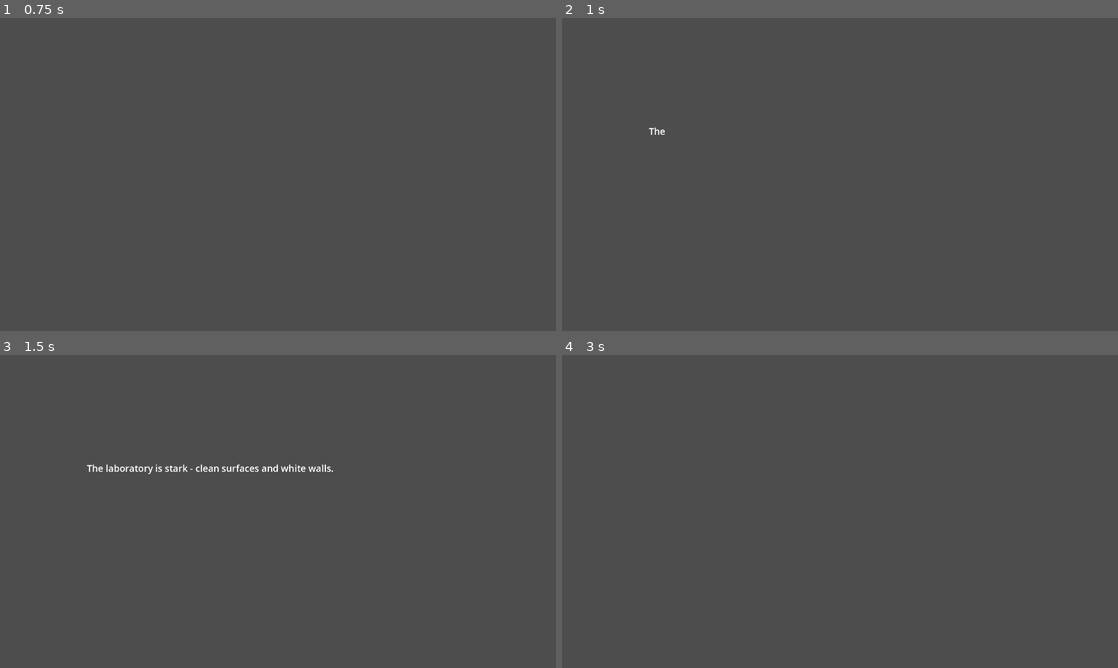
Above: before the commit, frames 1-4 (two rows, left to right).
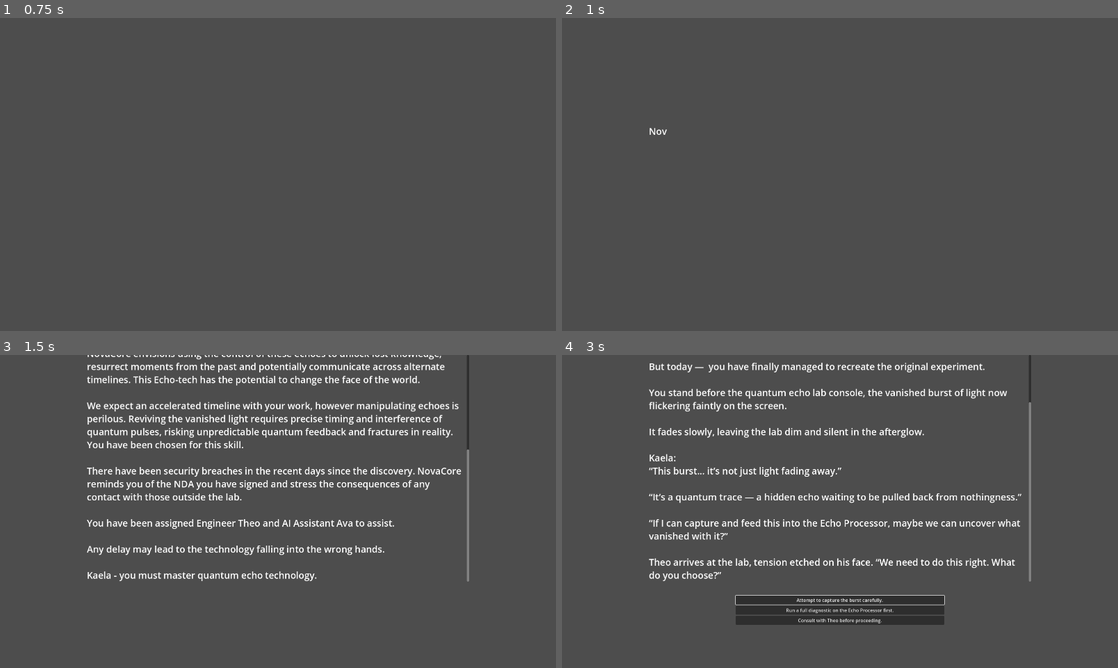
Above: after the commit, the same moments.

Repository: ReneJSchwartz/quantum-jam-2025-choose-your-own-adventure
Game: Godot game, scene res://scenes/game_tree.tscn
Two runs of this game, one before a commit and one after it. Both use one fixed random seed, a clock stepped at 60 frames per second and the inputs below.
Inputs:
- Up to frame 1 (0.75 s): click "New Game" at 0.5 s
- Up to frame 2 (1 s): no input
- Up to frame 3 (1.5 s): tap Enter (ui_accept) at 1.25 s
- Up to frame 4 (3 s): tap Enter (ui_accept) at 1.52, 2.27, 2.75 s

Frame 1 is identical in both runs. In frame 2, less than 0.1% of the frame differs, in the area x 15-19%, y 34-38%; in frame 3, 7.4%; in frame 4, 8.0%, in the area x 15-85%, y 0-87%.

Commit message:
feat: add newer story start

Diff:
--- a/godot_project/source/dialogue/dialogue.gd
+++ b/godot_project/source/dialogue/dialogue.gd
@@ -76,83 +76,67 @@
 
 # Game specific dialogue.
 func beginning():
-	add_text("The laboratory is stark - clean surfaces and white walls.")
-	add_text("
-	Before you sits your half finished experiment in quantum computing.")
-	add_text("
-	A bright burst of light flares across your eyes.")
-	add_text("
-	And before you can blink it's gone, it's after effects glowing at the edges of your sight.")
-	var opts: Array[DialogueOption] = []
-	opts.append(DialogueOption.create(
-		"Check your readings",
-		func(): passage_a()))
-	opts.append(DialogueOption.create("Close your eyes", func(): pass))
-	opts.append(DialogueOption.create("I think it's time for a coffee break...", func(): pass))
-	add_options(opts)
+	# todo you got mail sound
+	add_text("""NovaCore
+Quantum Gate Operation
+
+Attention: Dr. Kaela
+
+With the recent discovery of the unusual quantum effect called the "Higgs Echo", you have been recruited to study and harness this quantum echo.
+
+As a leading physicist in your field, we except your experimentation with quantum superconductors to recapture and demonstrate the burst of brilliant light that mysteriously vanishes – the echo.
+
+NovaCore envisions using the control of these echoes to unlock lost knowledge, resurrect moments from the past and potentially communicate across alternate timelines. This Echo-tech has the potential to change the face of the world.
+
+We expect an accelerated timeline with your work, however manipulating echoes is perilous. Reviving the vanished light requires precise timing and interference of quantum pulses, risking unpredictable quantum feedback and fractures in reality. You have been chosen for this skill.
+
+There have been security breaches in the recent days since the discovery. NovaCore reminds you of the NDA you have signed and stress the consequences of any contact with those outside the lab.
+
+You have been assigned Engineer Theo and AI Assistant Ava to assist.
+
+Any delay may lead to the technology falling into the wrong hands.
+
+Kaela - you must master quantum echo technology.""")
+
+	# todo insert scene swap
+	discovery()
+
 	start_dialogue()
 
-func passage_a():
-	add_text("The burst of light... it seems to be a quantum signature.
-Data trapper in an alternate quantum state, here on second... gone the next. Lost.
 
-But maybe...")
+func discovery():
+	add_text("""That was three days ago and you, Theo and Ava have been locked away behind heavy security doors in the secure lab working hard.
 
-	add_option("I should try to restest and get it to reappear",
-		func(): passage_a_1())
-	add_option("I should be careful and run some tests",
-		func(): passage_a_2_test())
+NovaCore are breathing down the back of your neck.
+
+But today —  you have finally managed to recreate the original experiment.
+
+You stand before the quantum echo lab console, the vanished burst of light now flickering faintly on the screen.
+
+It fades slowly, leaving the lab dim and silent in the afterglow.
+
+Kaela:
+“This burst... it’s not just light fading away.”
+
+“It’s a quantum trace — a hidden echo waiting to be pulled back from nothingness.”
+
+“If I can capture and feed this into the Echo Processor, maybe we can uncover what vanished with it?”
+
+Theo arrives at the lab, tension etched on his face. “We need to do this right. What do you choose?”""")
+
+	add_option("Attempt to capture the burst carefully.", func(): discovery_a_capture())
+	add_option("Run a full diagnostic on the Echo Processor first.", func(): discovery_b_diagnostics())
+	add_option("Consult with Theo before proceeding.", func(): discovery_c_consult())
 	queue_added_options()
 
-func passage_a_1(): # a 1 reappear
-	add_text("Wow, I made it reappear!
-The burst is brighter than before, lasting longer.
-But when it fades it leaves behind an afterimage in its wake.
-The air seems to quiver where it floated.
-
-It looks like the after image of a previous experiment.
-Like this has been done before.")
-
-	var opts: Array[DialogueOption] = []
-	opts.append(DialogueOption.create(
-		"Keep going and try again",
-		func(): passage_a_1()))
-	opts.append(DialogueOption.create(
-		"I should be careful and run some tests",
-		func(): passage_a_2_test( )))
-
-	add_options(opts)
-
-# when at 3 continue a passage non test side. at 1 because we just continued
-var keep_going_amt = 1
-func passage_a_1_continue(): # keep going and try again
-	add_text("Keep testing.
-
-The light burns brighter and longer.
-And I can see the experiment and the scientist...
-
-But something seems to be going wrong.")
-
-	var opts: Array[DialogueOption] = []
-	opts.append(DialogueOption.create(
-		"Keep going, I need to find out what happens",
-		func():
-			keep_going_amt += 1
-			if keep_going_amt >= 3:
-				passage_a_1_triple_continue()
-			else:
-				passage_a_1_continue())) # recursion until 3 keep goings
-	opts.append(DialogueOption.create(
-		"I should be careful and run some tests",
-		func():
-			passage_a_2_test()))
-	add_options(opts)
-
-func passage_a_1_triple_continue():
+func discovery_a_capture():
 
 	pass
 
-
-func passage_a_2_test():
+func discovery_b_diagnostics():
 
 	pass
+
+func discovery_c_consult():
+
+	pass
